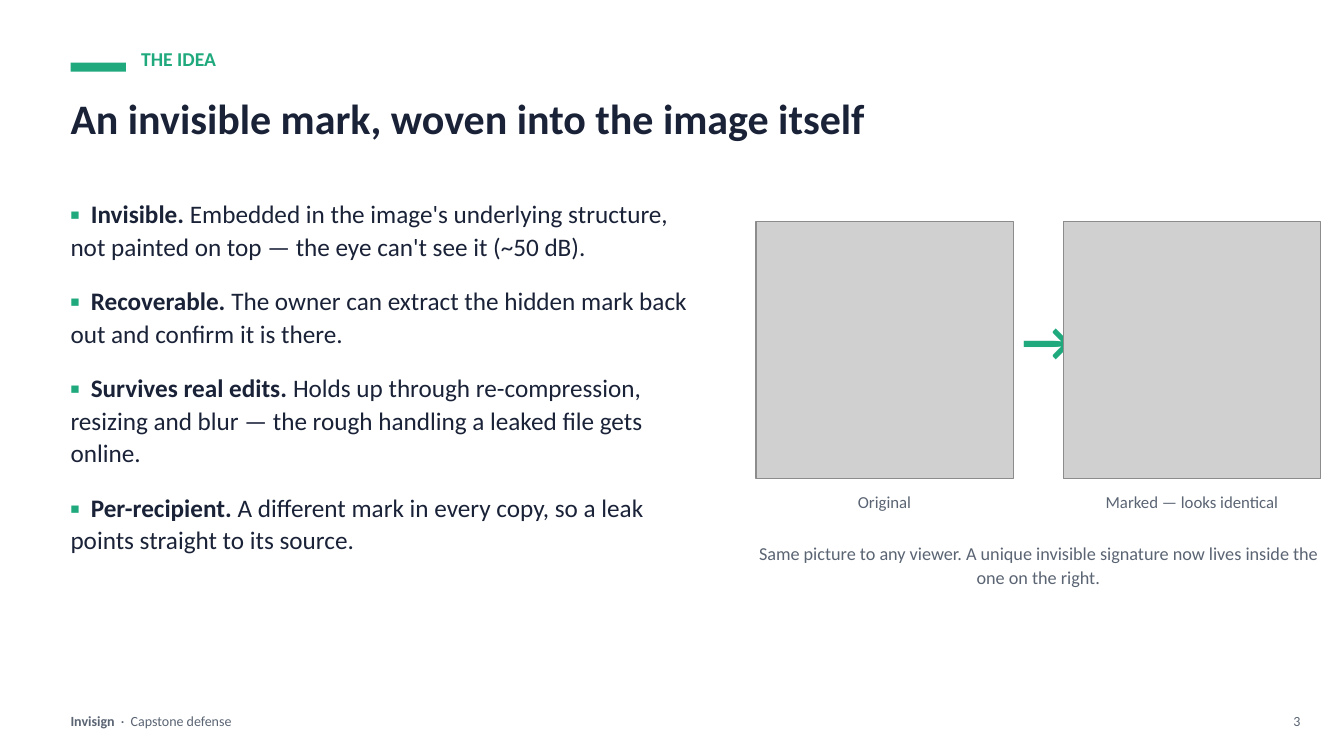
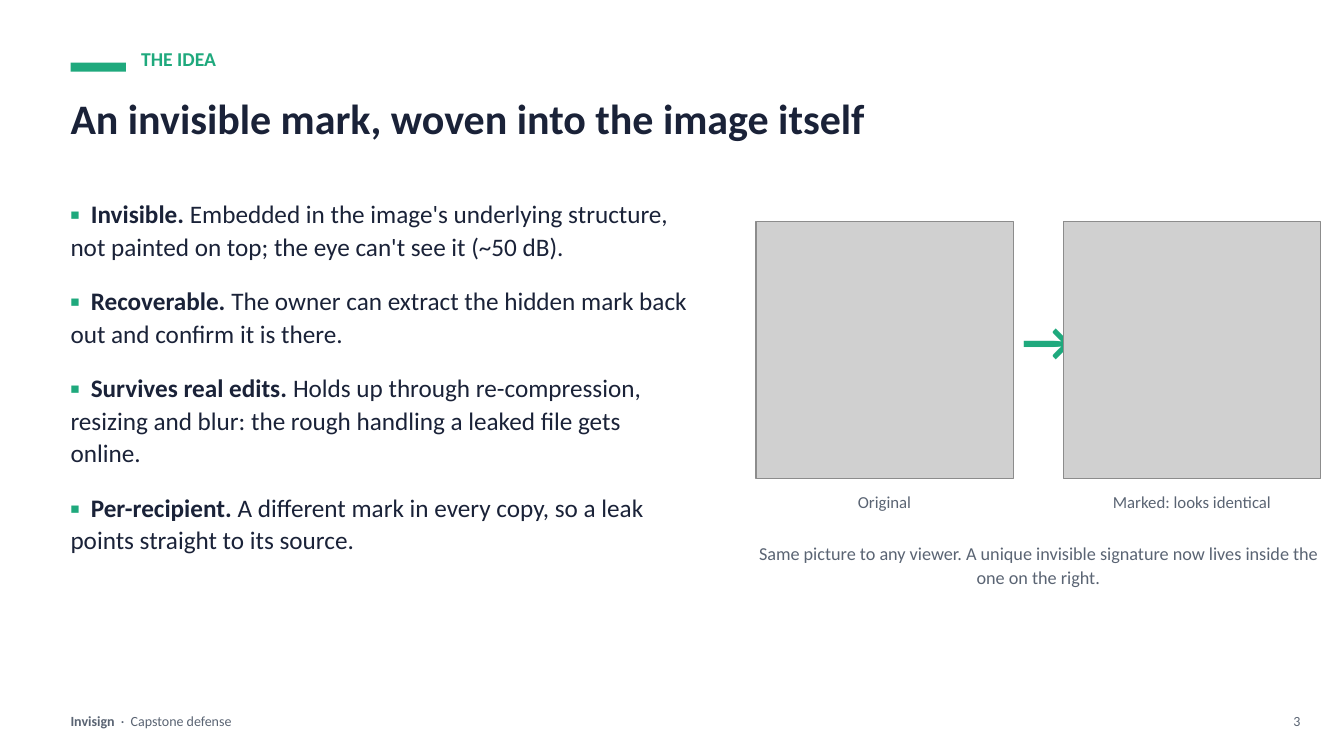
Before and after one commit to fvaldes0109/invisign, a slide deck: slide 3 of Invisign-Defense.pptx. Drawn at 1344x756 pixels with LibreOffice and Linux fonts; fonts in the diff are those of the drawing; grey boxes stand for pictures. Boxes give left, top, right and bottom in pixels: in the first picture for what was removed or moved away, otherwise in the second. Text is boxed around its words. In the diff, an @@ line names an element or a change of style, - is before the commit and + after.

```diff
--- a/Invisign-Defense.pptx
+++ b/Invisign-Defense.pptx
@@ text at [71, 205, 668, 260]: text changed @@
-▪ Invisible. Embedded in the image's underlying structure, not painted on top — the eye can't see it (~50 dB).
+▪ Invisible. Embedded in the image's underlying structure, not painted on top; the eye can't see it (~50 dB).
@@ text at [71, 379, 641, 462]: text changed @@
-▪ Survives real edits. Holds up through re-compression, resizing and blur — the rough handling a leaked file gets online.
+▪ Survives real edits. Holds up through re-compression, resizing and blur: the rough handling a leaked file gets online.
@@ text at [1113, 496, 1271, 508]: text changed @@
-Marked — looks identical
+Marked: looks identical
```
Also in this commit, not shown: 11 other slides changed, 4 other files.
